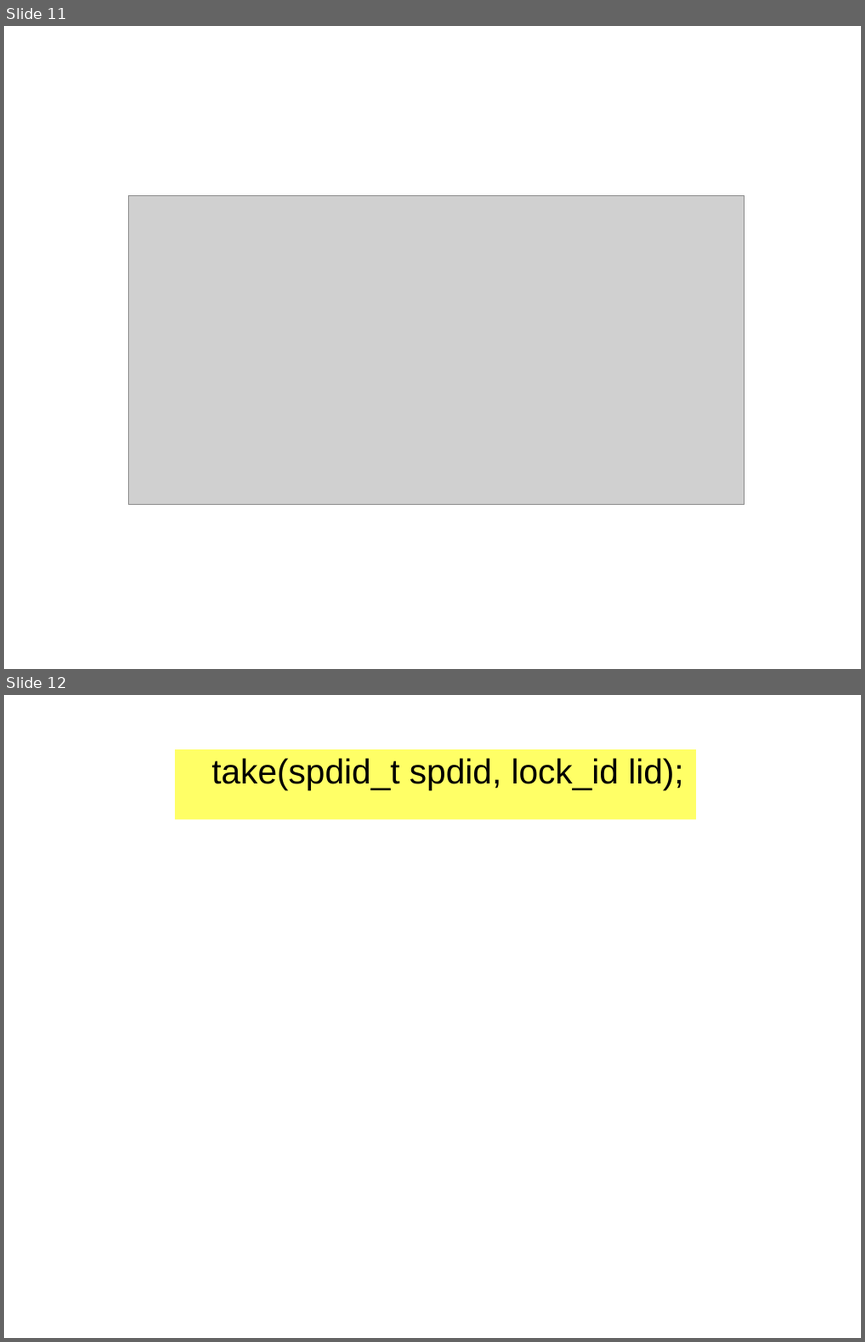
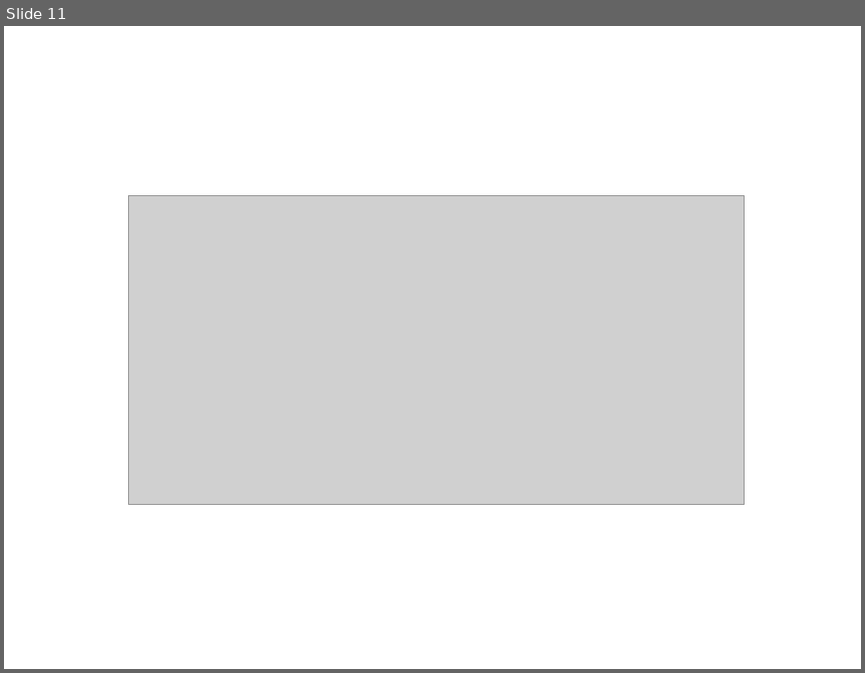
Before and after one commit to akhirsch/Pony-Doc, a slide deck: presentations/final_pres.odp. Shown one above the other, each under a label of ours: slides 11 and 12 before the commit, slide 11 after it. The pictures are 865x1342 and 865x673 pixels, drawn with LibreOffice and Linux fonts; fonts in the diff are those of the drawing; grey boxes stand for pictures. Boxes give left, top, right and bottom in pixels: in the first picture for what was removed or moved away, otherwise in the second. Text is boxed around its words. In the diff, an @@ line names an element or a change of style, - is before the commit and + after.

```diff
--- a/presentations/final_pres.odp
+++ b/presentations/final_pres.odp
@@ slide 12 removed at (4, 695, 861, 1338), background #FFFFFF @@
@@ text removed at (175, 749, 696, 819) @@
-take(spdid_t spdid, lock_id lid);
```
Also in this commit, not shown: 5 slides changed, 7 slides added, 3 other slides removed, 19 other files.
